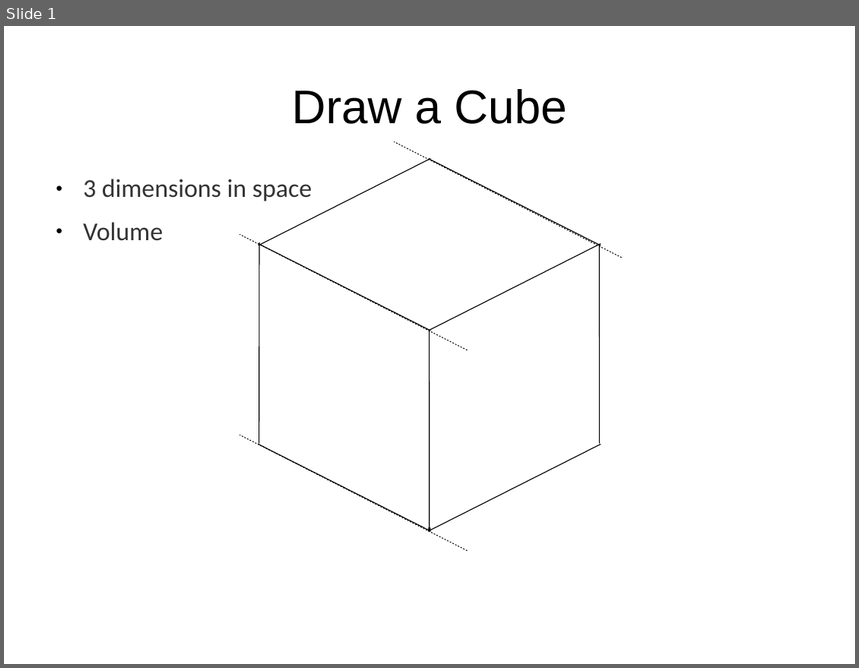
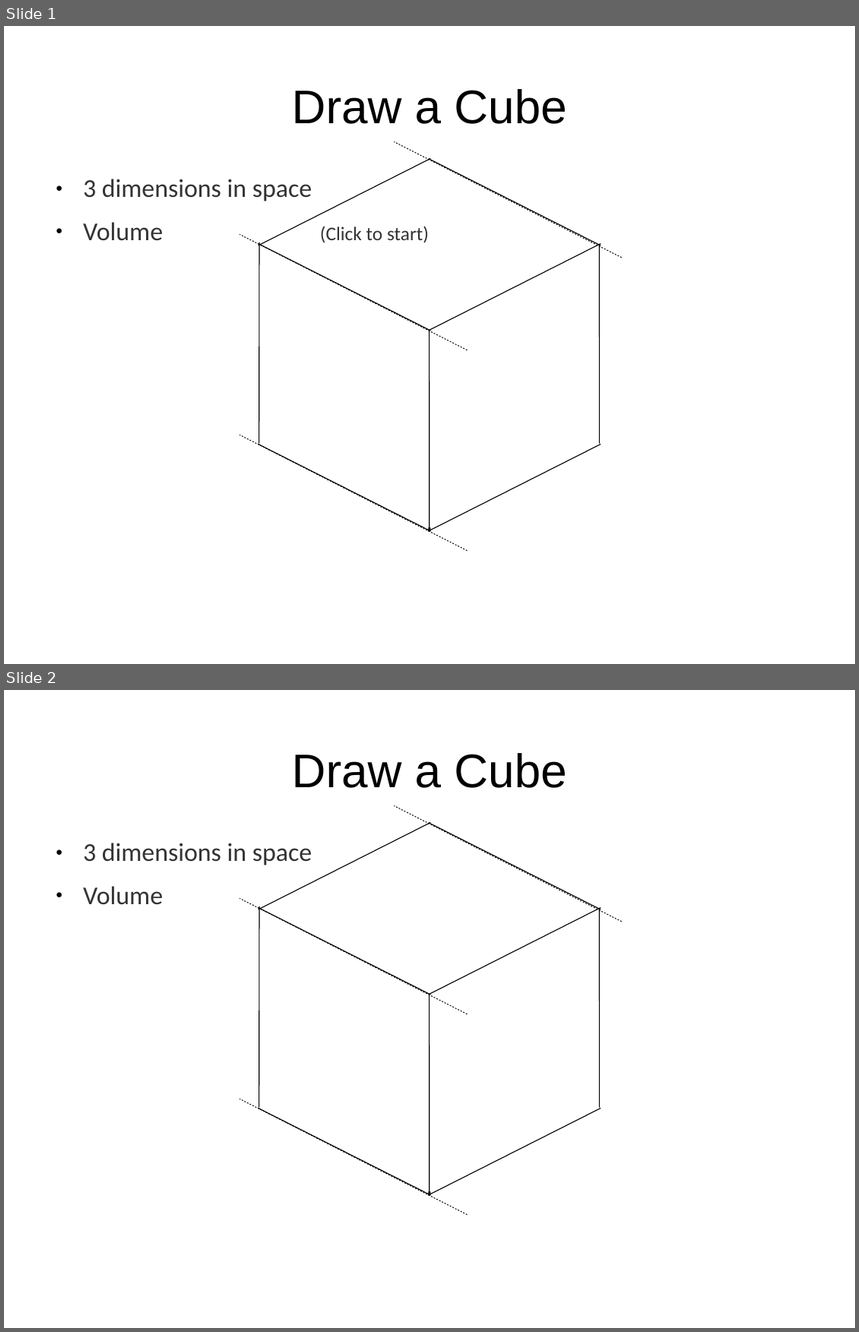
Before and after one commit to tigerfarm/tfpfiles, a slide deck: books/content/cubes/3DrawCube1a.odp. Shown one above the other, each under a label of ours: slide 1 before the commit, slides 1 and 2 after it. The pictures are 859x668 and 859x1332 pixels, drawn with LibreOffice and Linux fonts; fonts in the diff are those of the drawing; background and template pictures are left out. Boxes give left, top, right and bottom in pixels: in the first picture for what was removed or moved away, otherwise in the second. Text is boxed around its words. In the diff, an @@ line names an element or a change of style, - is before the commit and + after.

```diff
--- a/books/content/cubes/3DrawCube1a.odp
+++ b/books/content/cubes/3DrawCube1a.odp
@@ slide 1 added at bbox=[4, 26, 855, 664], background picture (left out) @@
@@ title added at bbox=[292, 89, 566, 124], 44 pt, text #000000 @@
+Draw a Cube
@@ line added from (258, 246) to (431, 159), #000000 0.79 pt @@
@@ line added from (622, 258) to (394, 142), #000000 0.71 pt @@
@@ line added from (429, 159) to (601, 246), #000000 0.79 pt @@
@@ text added at bbox=[83, 179, 429, 243], 24 pt, text #333333 @@
+● 3 dimensions in space
+● Volume (Click to start)
@@ line added from (468, 351) to (240, 234), #000000 0.71 pt @@
@@ line added from (258, 244) to (431, 331), #000000 0.79 pt @@
@@ line added from (259, 243) to (259, 444), #000000 0.79 pt @@
@@ line added from (429, 331) to (601, 244), #000000 0.79 pt @@
@@ line added from (600, 246) to (600, 444), #000000 0.79 pt @@
@@ line added from (430, 330) to (430, 532), #000000 0.79 pt @@
@@ line added from (468, 551) to (240, 436), #000000 0.71 pt @@
@@ line added from (258, 445) to (431, 531), #000000 0.79 pt @@
@@ line added from (429, 531) to (601, 445), #000000 0.79 pt @@
@@ line added from (430, 528) to (430, 532), #000000 2.15 pt @@
@@ what was slide 1 is now slide 2 @@
```
Also in this commit, not shown: 4 slides changed, 1 other slide added, 1 slide removed, 2 other files.
